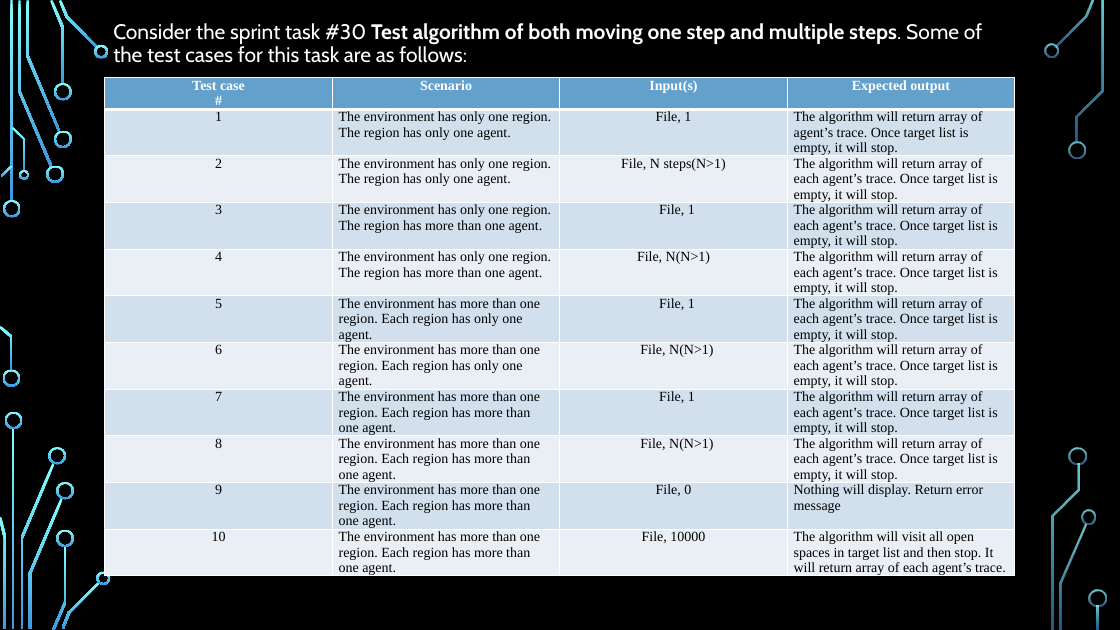
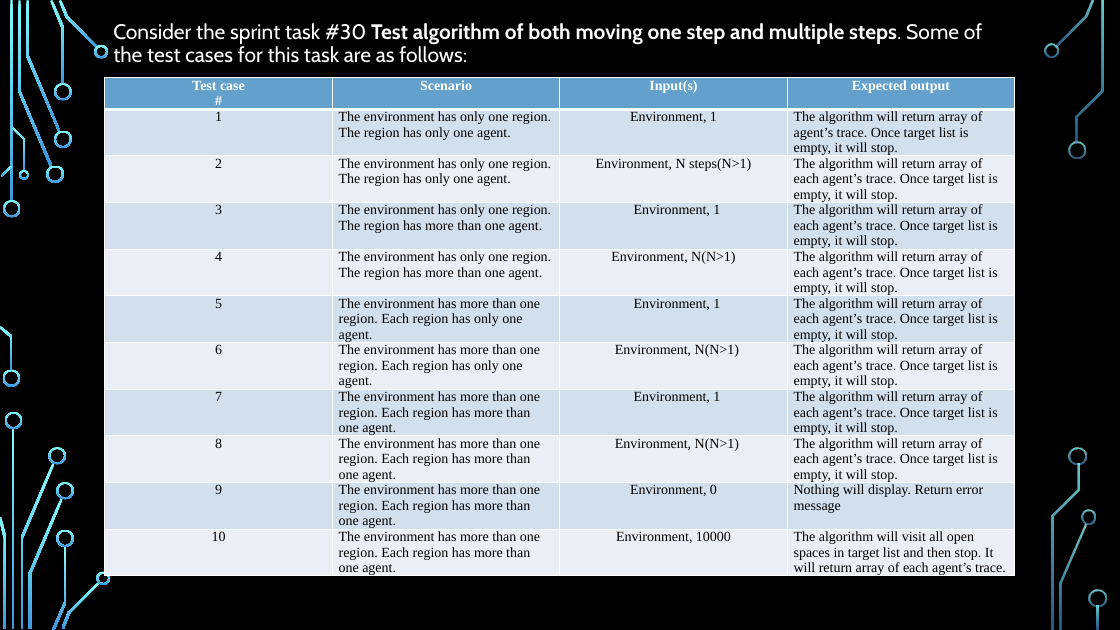
Before and after one commit to Giant-Visualize/Giant-Visualize-Multi-Agent-Patrolling, a slide deck: slide 8 of Document/GIANTS_ThirdPresentation.pptx (slide 9 before the commit). Drawn at 1120x630 pixels with LibreOffice and Linux fonts; fonts in the diff are those of the drawing; background and template pictures are left out. Boxes give left, top, right and bottom in pixels: in the first picture for what was removed or moved away, otherwise in the second. Text is boxed around its words. In the diff, an @@ line names an element or a change of style, - is before the commit and + after.

```diff
--- a/Document/GIANTS_ThirdPresentation.pptx
+++ b/Document/GIANTS_ThirdPresentation.pptx
@@ table at bbox=[105, 78, 1016, 616] @@
-row 2, column 3: File, 1
+row 2, column 3: Environment, 1
-row 3, column 3: File, N steps(N>1)
+row 3, column 3: Environment, N steps(N>1)
-row 4, column 3: File, 1
+row 4, column 3: Environment, 1
-row 5, column 3: File, N(N>1)
+row 5, column 3: Environment, N(N>1)
-row 6, column 3: File, 1
+row 6, column 3: Environment, 1
-row 7, column 3: File, N(N>1)
+row 7, column 3: Environment, N(N>1)
-row 8, column 3: File, 1
+row 8, column 3: Environment, 1
-row 9, column 3: File, N(N>1)
+row 9, column 3: Environment, N(N>1)
-row 10, column 3: File, 0
+row 10, column 3: Environment, 0
-row 11, column 3: File, 10000
+row 11, column 3: Environment, 10000
```
Also in this commit, not shown: 3 other slides changed, 1 slide added, 1 slide removed, 25 other files.
